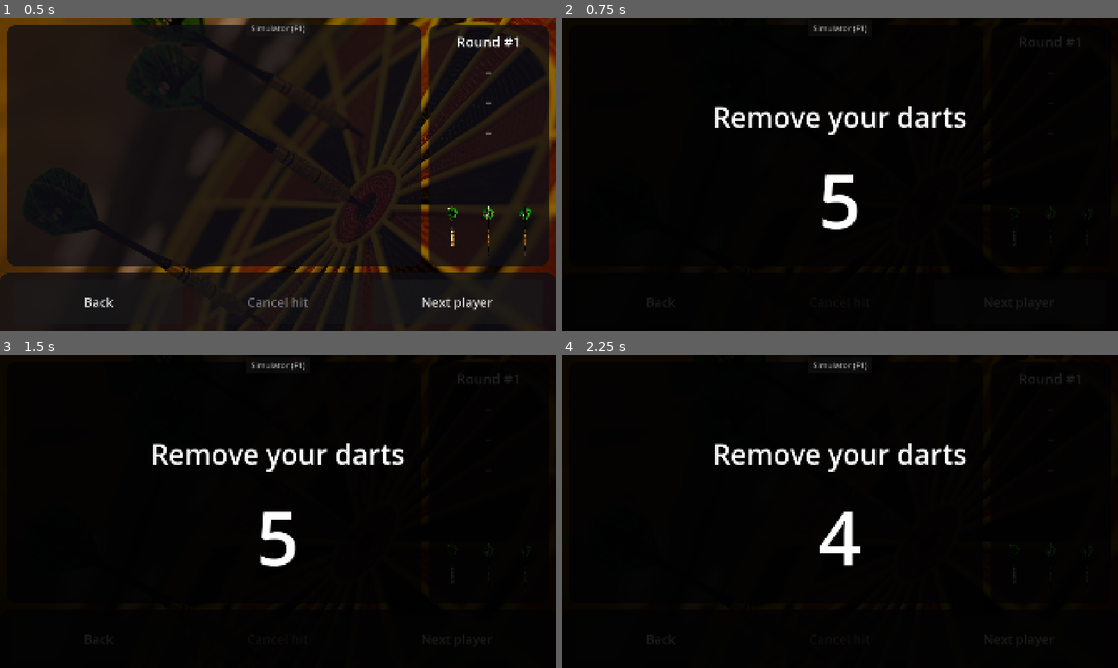
Above: before the commit, frames 1-4 (two rows, left to right).
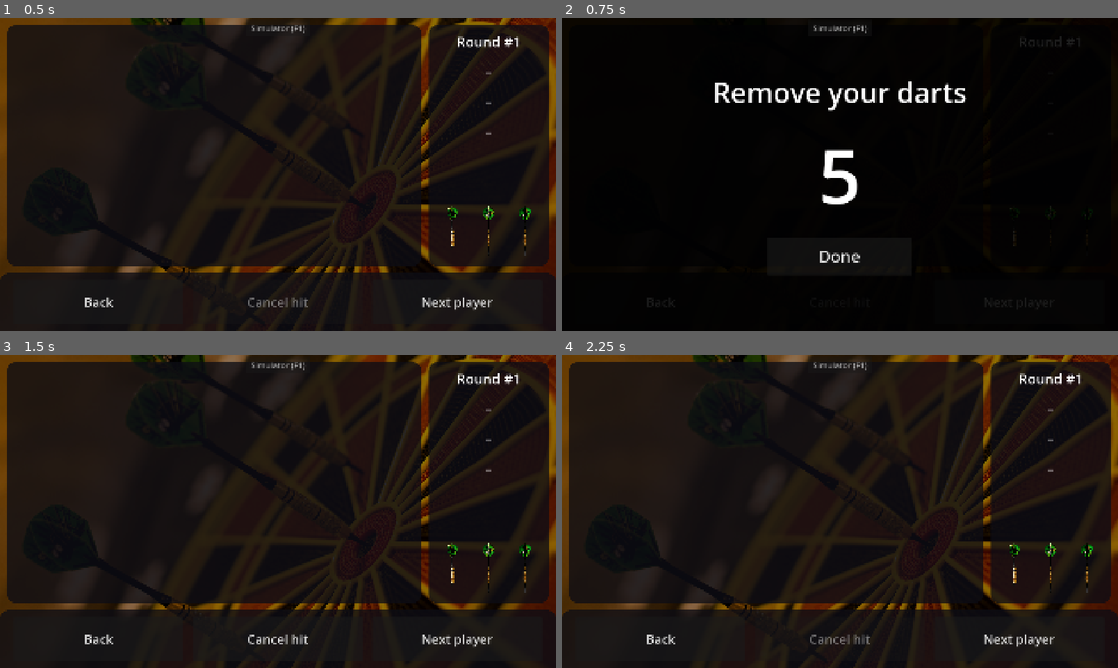
Above: after the commit, the same moments.

Repository: christopheseyler/udg-app
Game: Godot game, scene res://games/x01/x01_screen.tscn
The game is run twice, just before and just after one commit, with the same random seed, the same clock (stepped at 60 frames per second) and the same inputs. This scene is started directly instead of the project's main scene.
Inputs (mouse positions are in pixels of both pictures, inside the frame that each line leads up to):
- Up to frame 1 (0.5 s): no input
- Up to frame 2 (0.75 s): click "Next player" at 0.5 s
- Up to frame 3 (1.5 s): click (278, 592) at 1.25 s, where only the run after the commit has a clickable "Done"
- Up to frame 4 (2.25 s): click (840, 639) at 2 s, where only the run after the commit has a clickable "Cancel hit"

Frame 1 is identical in both runs. In frame 2, 3.5% of the frame differs, in the area x 27-73%, y 20-79%; in frame 3, 57%; in frame 4, 57%, in the area x 0-100%, y 0-100%.

Commit message:
Cancel hit across players, Done button, back to game setup
- Cancel hit goes back to the previous player and cancels darts one by one
- Add Done button to skip the remove darts countdown
- Leaving a game returns to the game setup with players and options kept

Co-Authored-By: Claude Sonnet 5 <noreply@anthropic.com>

Diff:
--- a/games/x01/x01_screen.gd
+++ b/games/x01/x01_screen.gd
@@ -23,6 +23,7 @@
 func _ready() -> void:
 	super._ready()
 	next_player_requested.connect(_on_next_player_requested)
+	previous_player_requested.connect(_on_previous_player_requested)
 
 func setup(players: Array[String], options: Dictionary) -> void:
 	_players = players.duplicate()
@@ -37,6 +38,8 @@
 		_entered.append(_in_condition == "None")
 	_current_player = 0
 	set_round(1)
+	reset_turn()
+	clear_history()
 
 	score_panel.set_players(_players)
 	for i in _players.size():
@@ -49,6 +52,14 @@
 	_current_player = (_current_player + 1) % _players.size()
 	if _current_player == 0:
 		set_round(round_number + 1)
+	score_panel.set_current_player(_current_player)
+
+func _on_previous_player_requested() -> void:
+	if _players.is_empty():
+		return
+	if _current_player == 0:
+		set_round(round_number - 1)
+	_current_player = (_current_player - 1 + _players.size()) % _players.size()
 	score_panel.set_current_player(_current_player)
 
 func _refresh_row(index: int) -> void:
--- a/main_screens/game_selection/game_select.gd
+++ b/main_screens/game_selection/game_select.gd
@@ -316,8 +316,10 @@
 		order_screen.queue_free()
 		_start_game(ordered))
 
-## Remplace l'ecran de selection par l'ecran du jeu choisi. Quitter le jeu
-## (Back confirme) revient a l'ecran de selection.
+## Remplace l'ecran de selection par l'ecran du jeu choisi. L'ecran de
+## selection est retire de l'arbre mais conserve tel quel (jeu choisi, joueurs,
+## options, panneau de configuration) : quitter le jeu (Back confirme) le
+## remet en place, comme avant le Start.
 func _start_game(player_names: Array[String]) -> void:
 	var game := games[current_index]
 	var options := options_panel.get_values()
@@ -326,10 +328,12 @@
 		return
 
 	var tree := get_tree()
-	var select_scene_path := scene_file_path
 	var game_screen: GameScreen = game.screen_scene.instantiate()
-	game_screen.back_confirmed.connect(func(): tree.change_scene_to_file(select_scene_path))
+	game_screen.back_confirmed.connect(func():
+		game_screen.queue_free()
+		tree.root.add_child(self)
+		tree.current_scene = self)
 	tree.root.add_child(game_screen)
 	game_screen.setup(player_names, options)
 	tree.current_scene = game_screen
-	queue_free()
+	tree.root.remove_child(self)
--- a/shared_screens/game_screen/game_screen.gd
+++ b/shared_screens/game_screen/game_screen.gd
@@ -7,7 +7,10 @@
 ## jeu (set_score_panel()). Un jeu herite de cette scene ; le template gere
 ## les jets du tour en cours et signale les actions du joueur :
 ## - add_throw() enregistre la valeur d'un jet (ex. "T20", "25", "Miss") ;
-## - throw_cancelled est emis avec la valeur retiree par Cancel hit ;
+## - Cancel hit retire le dernier jet (throw_cancelled est emis avec sa
+##   valeur) ; quand le tour du joueur est vide, il revient au joueur
+##   precedent (previous_player_requested, puis son dernier jet est retire),
+##   ce qui permet d'annuler les fleches une par une jusqu'au debut ;
 ## - set_round() met a jour le numero de round affiche ;
 ## - quand les fleches du tour sont toutes lancees, ou par Next player,
 ##   l'ecran "Remove your darts" (RemoveDartsScreen) s'affiche pendant
@@ -18,6 +21,7 @@
 signal back_confirmed
 signal throw_cancelled(value: String)
 signal next_player_requested
+signal previous_player_requested
 
 const DART_TEXTURE := preload("res://assets/dart.png")
 const EMPTY_THROW_TEXT := "-"
@@ -48,6 +52,7 @@
 var round_number := 1
 
 var _throws: Array[String] = []
+var _history: Array[Array] = []
 var _throw_labels: Array[Label] = []
 var _dart_icons: Array[TextureRect] = []
 
@@ -112,9 +117,17 @@
 		_start_remove_darts()
 	return true
 
-## Retire le dernier jet du tour en cours (bouton Cancel hit).
+## Annule le dernier jet (bouton Cancel hit). Si le tour en cours est vide,
+## revient d'abord au tour du joueur precedent (jets restaures, signal
+## previous_player_requested) puis retire son dernier jet, s'il en a.
 func cancel_last_throw() -> void:
 	if _throws.is_empty():
+		if _history.is_empty():
+			return
+		_throws.assign(_history.pop_back())
+		previous_player_requested.emit()
+	if _throws.is_empty():
+		_refresh()
 		return
 	var value: String = _throws.pop_back()
 	_refresh()
@@ -125,12 +138,19 @@
 	_throws.clear()
 	_refresh()
 
+## Oublie les tours precedents (nouvelle partie) : Cancel hit ne peut plus
+## revenir en arriere.
+func clear_history() -> void:
+	_history.clear()
+	_refresh()
+
 func _start_remove_darts() -> void:
 	if remove_darts_screen.visible:
 		return
 	remove_darts_screen.start(remove_darts_duration)
 
 func _finish_turn() -> void:
+	_history.append(_throws.duplicate())
 	next_player_requested.emit()
 	reset_turn()
 
@@ -176,4 +196,4 @@
 		# Les icones restent en place pour garder la mise en page : seules
 		# les fleches restantes sont visibles.
 		_dart_icons[i].modulate.a = 1.0 if i < remaining else 0.0
-	cancel_hit_button.disabled = _throws.is_empty()
+	cancel_hit_button.disabled = _throws.is_empty() and _history.is_empty()
--- a/shared_screens/remove_darts_screen/remove_darts_screen.gd
+++ b/shared_screens/remove_darts_screen/remove_darts_screen.gd
@@ -3,16 +3,19 @@
 
 ## Ecran "Remove your darts" avec decompte, affiche entre deux tours pour
 ## laisser le temps de retirer les fleches de la cible. start() l'affiche et
-## lance le decompte ; finished est emis a la fin, l'ecran se masque alors.
+## lance le decompte ; finished est emis a la fin (ou des l'appui sur Done,
+## qui passe le decompte), l'ecran se masque alors.
 ## Il bloque les interactions avec l'ecran en dessous tant qu'il est visible.
 
 signal finished
 
 @onready var countdown_label: Label = $Center/Content/CountdownLabel
+@onready var done_button: Button = $Center/Content/DoneButton
 
 var _remaining := 0.0
 
 func _ready() -> void:
+	done_button.pressed.connect(_finish)
 	visible = false
 	set_process(false)
 
@@ -25,11 +28,16 @@
 func _process(delta: float) -> void:
 	_remaining -= delta
 	if _remaining <= 0.0:
-		set_process(false)
-		visible = false
-		finished.emit()
+		_finish()
 		return
 	_update_label()
 
+func _finish() -> void:
+	if not visible:
+		return
+	set_process(false)
+	visible = false
+	finished.emit()
+
 func _update_label() -> void:
 	countdown_label.text = str(ceili(_remaining))
--- a/shared_screens/remove_darts_screen/remove_darts_screen.tscn
+++ b/shared_screens/remove_darts_screen/remove_darts_screen.tscn
@@ -46,3 +46,10 @@
 text = "5"
 horizontal_alignment = 1
 vertical_alignment = 1
+
+[node name="DoneButton" type="Button" parent="Center/Content"]
+custom_minimum_size = Vector2(500, 130)
+layout_mode = 2
+size_flags_horizontal = 4
+theme_override_font_sizes/font_size = 56
+text = "Done"
